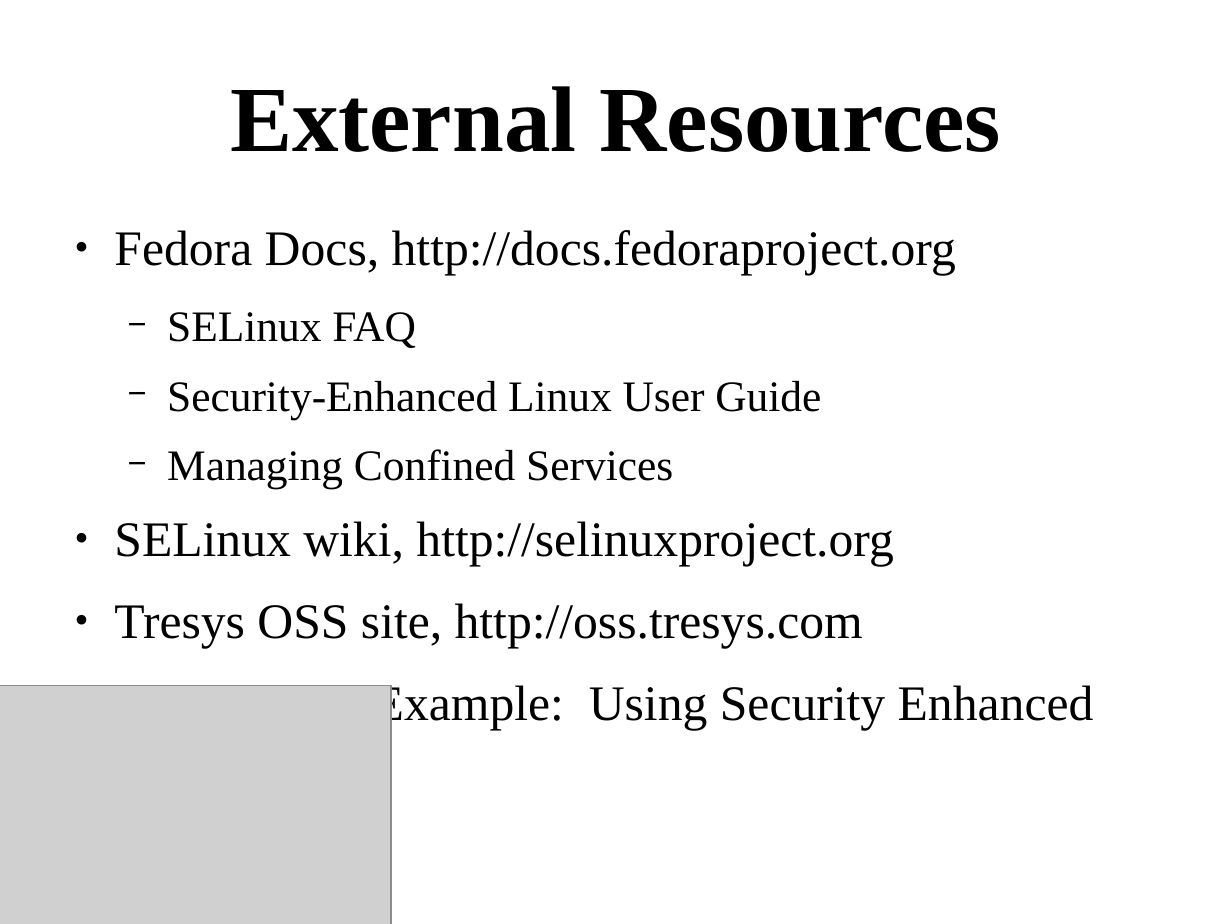
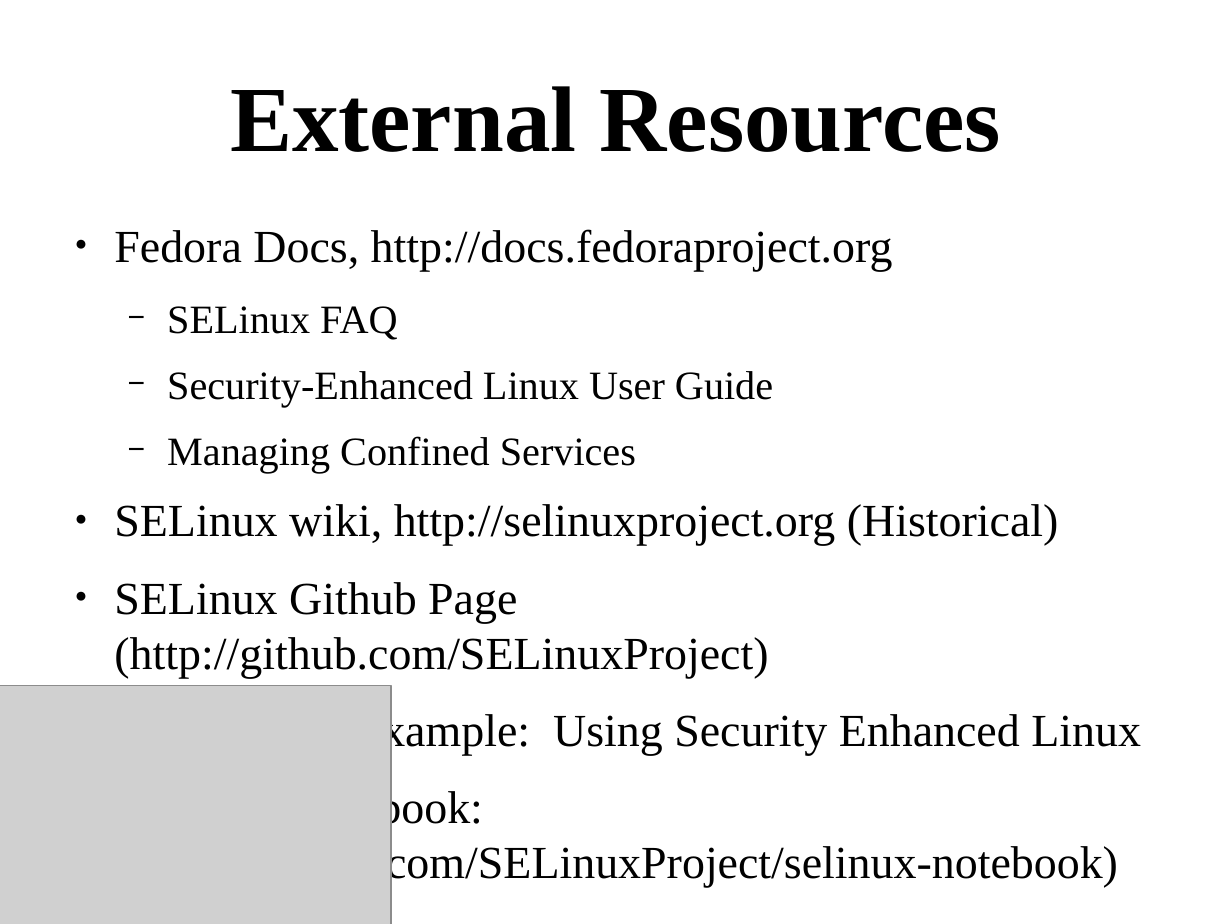
Before and after one commit to dpquigl/demystifying-selinux, a slide deck: slide 76 of demystifying-selinux-part2/demystifying_selinux_part2.odp. Drawn at 1232x924 pixels with LibreOffice and Linux fonts; fonts in the diff are those of the drawing; grey boxes stand for pictures. Boxes give left, top, right and bottom in pixels: in the first picture for what was removed or moved away, otherwise in the second. Text is boxed around its words. In the diff, an @@ line names an element or a change of style, - is before the commit and + after.

```diff
--- a/demystifying-selinux-part2/demystifying_selinux_part2.odp
+++ b/demystifying-selinux-part2/demystifying_selinux_part2.odp
@@ text at <box>114,229,1141,755</box>: size 32 to 29.6 pt in "Fedora Docs, http://docs.fedoraproject.org", "SELinux By Example: Using Security Enhanced Linux"; size 28 to 25.9 pt in "SELinux FAQ", "Security-Enhanced Linux User Guide", "Managing Confined Services" @@
@@ text at <box>114,504,1059,678</box>: text changed; size 32 to 29.6 pt @@
-● SELinux wiki, http://selinuxproject.org
-● Tresys OSS site, http://oss.tresys.com
+● SELinux wiki, http://selinuxproject.org (Historical)
+● SELinux Github Page (http://github.com/SELinuxProject)
@@ text at <box>114,788,1118,888</box>: paragraph added @@
+● SELinux Notebook: (https://github.com/SELinuxProject/selinux-notebook)
```
Also in this commit, not shown: 6 other slides changed, 1 slide removed, 2 other files.
